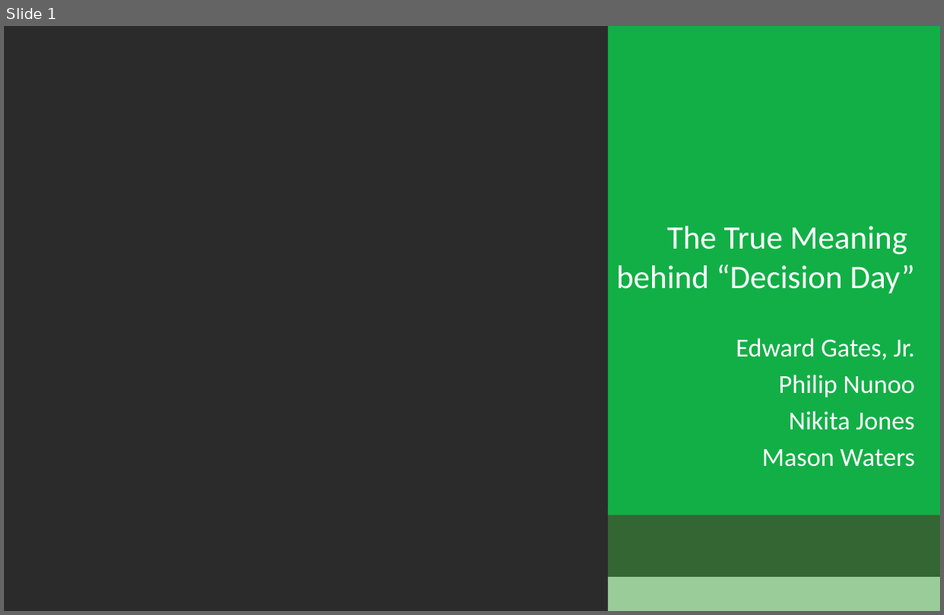
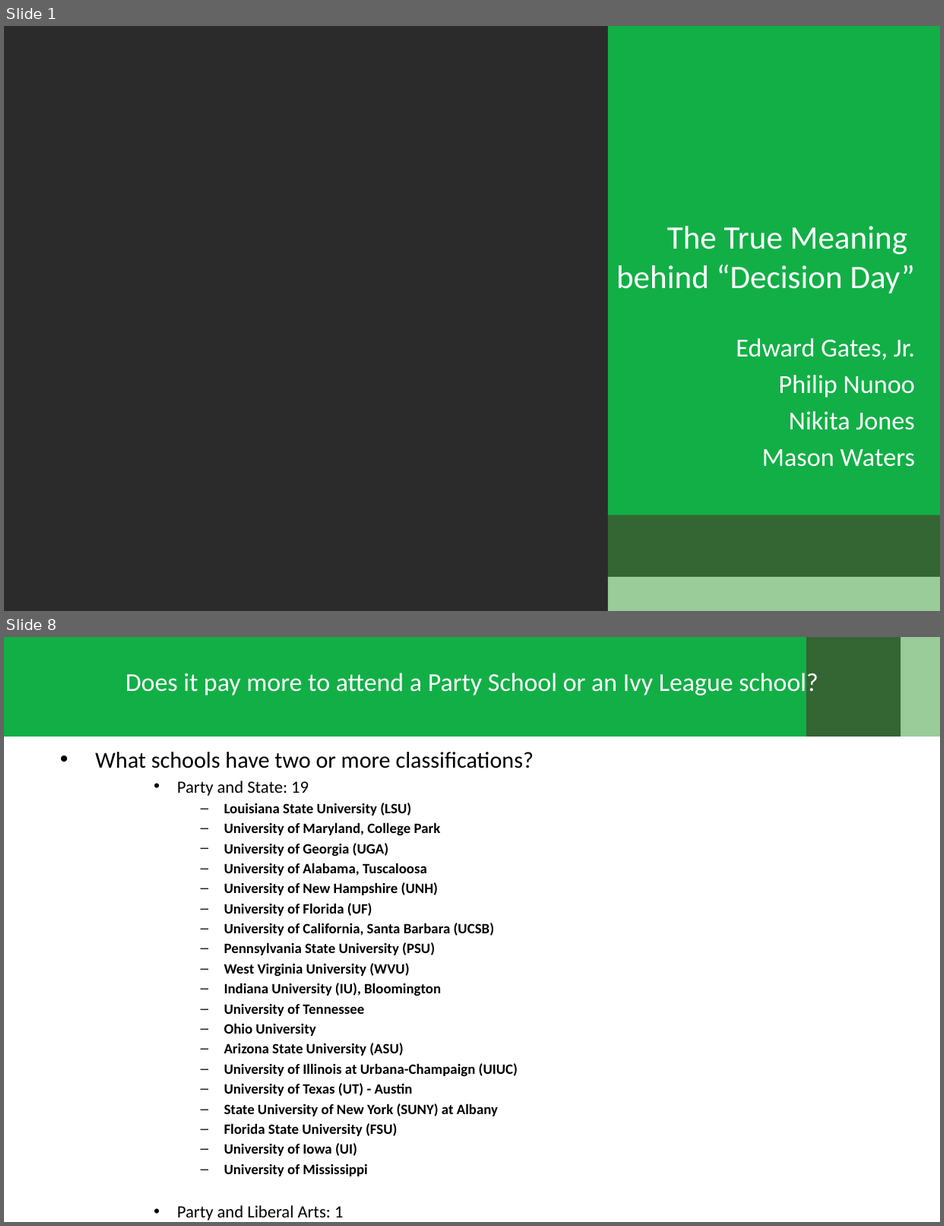
Before and after one commit to khosenag03/RICHdataGroupProject, a slide deck: The True Meaning behind Decision Day.pptx. Shown one above the other, each under a label of ours: slide 1 before the commit, slides 1 and 8 after it; the slides between them are not shown. The pictures are 944x615 and 944x1226 pixels, drawn with LibreOffice and Linux fonts; fonts in the diff are those of the drawing; background and template pictures are left out; a plain dark background stands for a picture behind light text. Boxes give left, top, right and bottom in pixels: in the first picture for what was removed or moved away, otherwise in the second. Text is boxed around its words. In the diff, an @@ line names an element or a change of style, - is before the commit and + after.

```diff
--- a/The True Meaning behind Decision Day.pptx
+++ b/The True Meaning behind Decision Day.pptx
@@ slide 8 added at box(4, 637, 940, 1222), background picture (left out) @@
@@ rectangle added at box(4, 637, 807, 737), fill #12AF46 @@
@@ rectangle added at box(803, 637, 901, 737), fill #336633 @@
@@ rectangle added at box(887, 637, 940, 737), fill #99CC99 @@
@@ title added at box(126, 670, 819, 697), 19.8 pt, text #FFFFFF @@
+Does it pay more to attend a Party School or an Ivy League school?
@@ text added at box(95, 752, 534, 1221), 11 pt, text #000000, bold @@
+• What schools have two or more classifications?
+    • Party and State: 19
+      – Louisiana State University (LSU)
+      – University of Maryland, College Park
+      – University of Georgia (UGA)
+      – University of Alabama, Tuscaloosa
+      – University of New Hampshire (UNH)
+      – University of Florida (UF)
+      – University of California, Santa Barbara (UCSB)
+      – Pennsylvania State University (PSU)
+      – West Virginia University (WVU)
+      – Indiana University (IU), Bloomington
+      – University of Tennessee
+      – Ohio University
+      – Arizona State University (ASU)
+      – University of Illinois at Urbana-Champaign (UIUC)
+      – University of Texas (UT) - Austin
+      – State University of New York (SUNY) at Albany
+      – Florida State University (FSU)
+      – University of Iowa (UI)
+      – University of Mississippi
+    • Party and Liberal Arts: 1
+      – Randolph-Macon College
```
Also in this commit, not shown: 15 slides changed, 8 other slides added.
